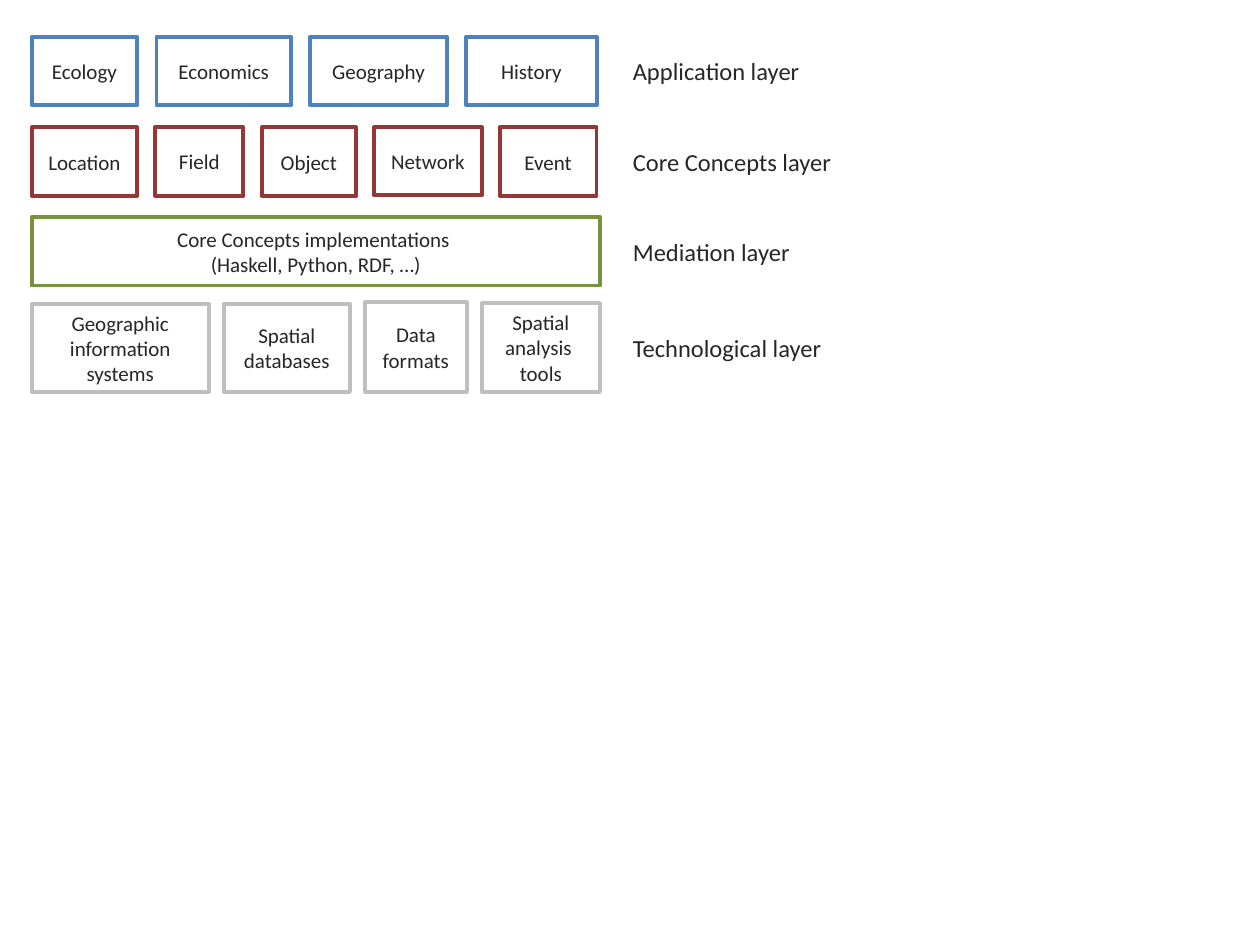
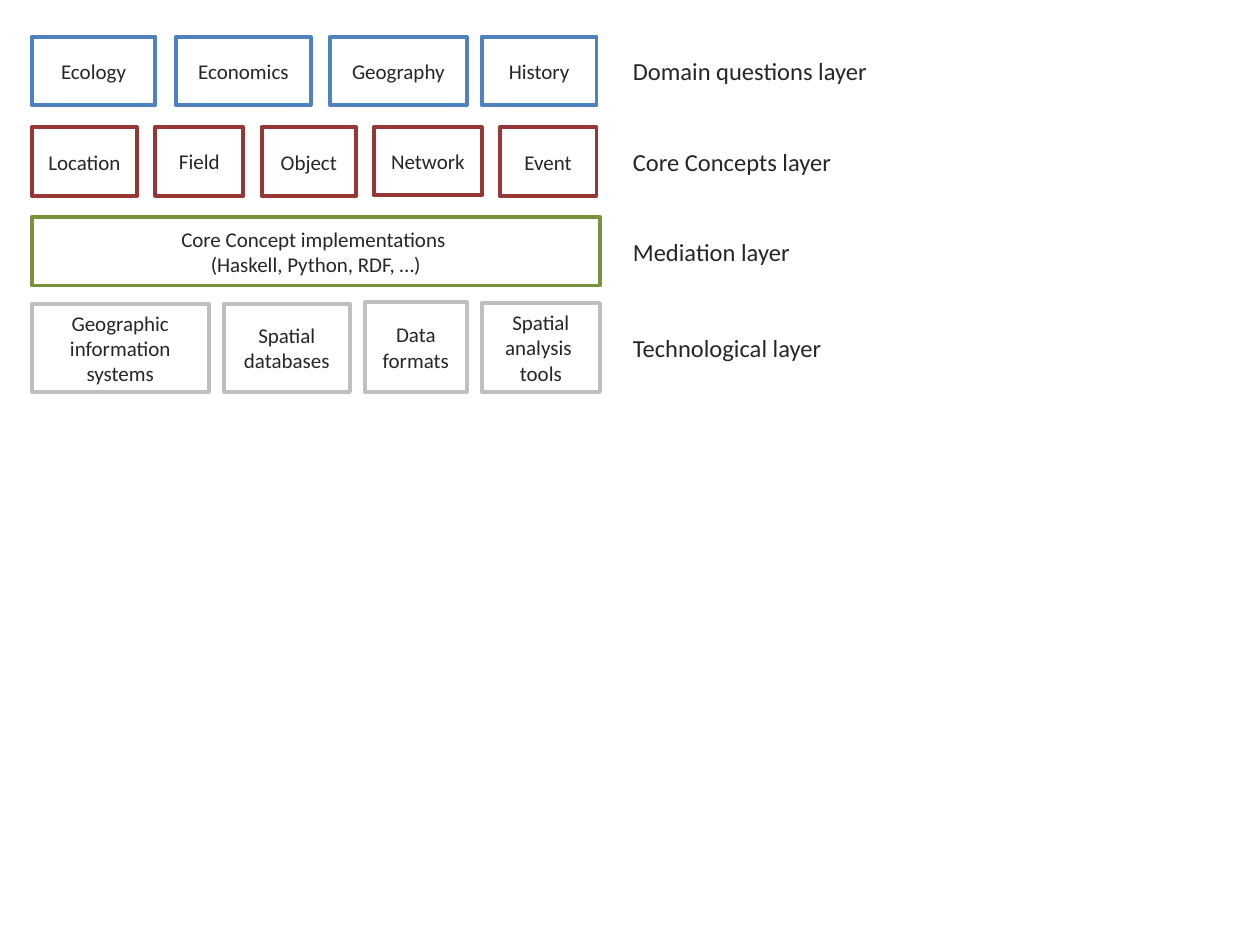
Before and after one commit to spatial-ucsb/ConceptsOfSpatialInformation, a slide deck: slide 1 of figures/CoreConceptsArchitecture.pptx. Drawn at 1260x945 pixels with LibreOffice and Linux fonts; fonts in the diff are those of the drawing. Boxes give left, top, right and bottom in pixels: in the first picture for what was removed or moved away, otherwise in the second. Text is boxed around its words. In the diff, an @@ line names an element or a change of style, - is before the commit and + after.

```diff
--- a/figures/CoreConceptsArchitecture.pptx
+++ b/figures/CoreConceptsArchitecture.pptx
@@ rectangle "Ecology": place and size @@
-rectangle "Ecology" at bbox=[32, 37, 137, 105]
+rectangle "Ecology" at bbox=[32, 37, 155, 105]
@@ rectangle "Economics": place and size @@
-rectangle "Economics" at bbox=[156, 37, 291, 105]
+rectangle "Economics" at bbox=[176, 37, 311, 105]
@@ rectangle "Geography": place and size @@
-rectangle "Geography" at bbox=[310, 37, 446, 105]
+rectangle "Geography" at bbox=[330, 37, 466, 105]
@@ rectangle "History": place and size @@
-rectangle "History" at bbox=[466, 37, 597, 105]
+rectangle "History" at bbox=[481, 37, 596, 105]
@@ text at bbox=[633, 63, 867, 84]: text changed @@
-Application layer
+Domain questions layer
@@ text in rectangle at bbox=[181, 232, 445, 251]: text changed @@
-Core Concepts implementations
+Core Concept implementations
```
Also in this commit, not shown: 1 other file.
